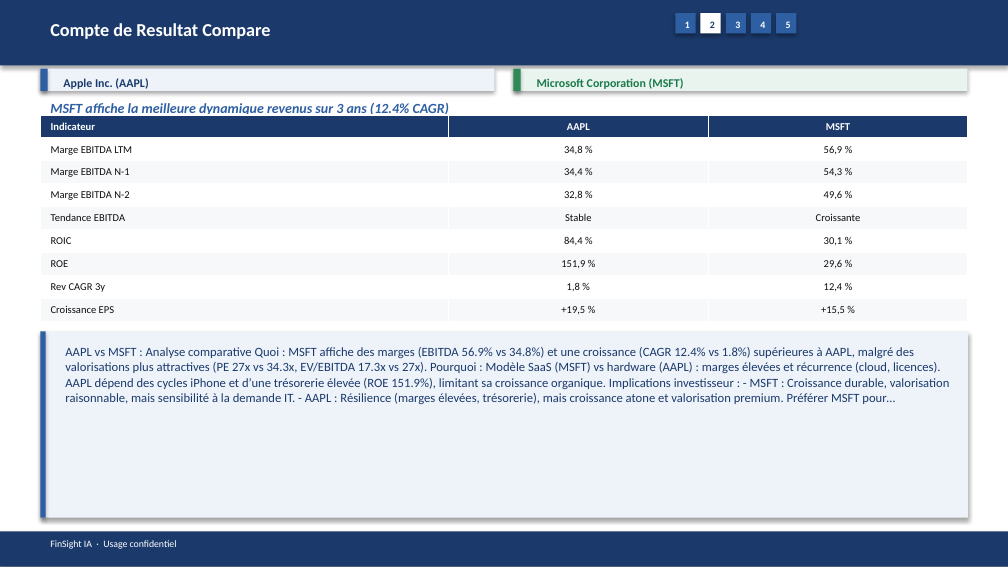
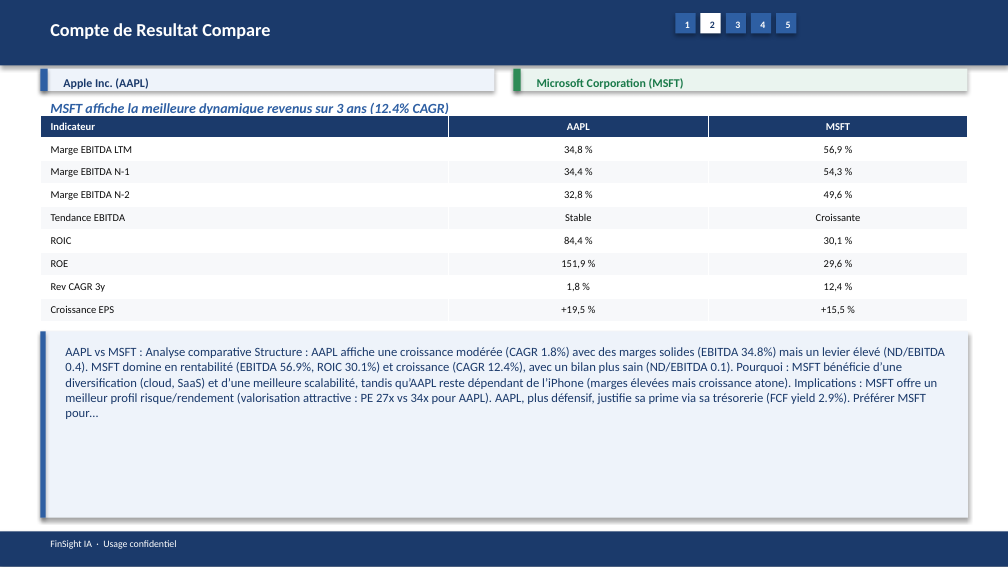
Before and after one commit to baptistejeh07-art/finsight-ia, a slide deck: slide 7 of preview/AAPL_vs_MSFT/AAPL_vs_MSFT_comparison.pptx. Drawn at 1008x567 pixels with LibreOffice and Linux fonts; fonts in the diff are those of the drawing. Boxes give left, top, right and bottom in pixels: in the first picture for what was removed or moved away, otherwise in the second. Text is boxed around its words. In the diff, an @@ line names an element or a change of style, - is before the commit and + after.

Commit message:
chore(preview): comparatif AAPL_vs_MSFT outputs

```diff
--- a/preview/AAPL_vs_MSFT/AAPL_vs_MSFT_comparison.pptx
+++ b/preview/AAPL_vs_MSFT/AAPL_vs_MSFT_comparison.pptx
@@ text at (65, 347, 945, 419): text changed @@
-AAPL vs MSFT : Analyse comparative Quoi : MSFT affiche des marges (EBITDA 56.9% vs 34.8%) et une croissance (CAGR 12.4% vs 1.8%) supérieures à AAPL, malgré des valorisations plus attractives (PE 27x vs 34.3x, EV/EBITDA 17.3x vs 27x). Pourquoi : Modèle SaaS (MSFT) vs hardware (AAPL) : marges élevées et récurrence (cloud, licences). AAPL dépend des cycles iPhone et d’une trésorerie élevée (ROE 151.9%), limitant sa croissance organique. Implications investisseur : - MSFT : Croissance durable, valorisation raisonnable, mais sensibilité à la demande IT. - AAPL : Résilience (marges élevées, trésorerie), mais croissance atone et valorisation premium. Préférer MSFT pour…
+AAPL vs MSFT : Analyse comparative Structure : AAPL affiche une croissance modérée (CAGR 1.8%) avec des marges solides (EBITDA 34.8%) mais un levier élevé (ND/EBITDA 0.4). MSFT domine en rentabilité (EBITDA 56.9%, ROIC 30.1%) et croissance (CAGR 12.4%), avec un bilan plus sain (ND/EBITDA 0.1). Pourquoi : MSFT bénéficie d’une diversification (cloud, SaaS) et d’une meilleure scalabilité, tandis qu’AAPL reste dépendant de l’iPhone (marges élevées mais croissance atone). Implications : MSFT offre un meilleur profil risque/rendement (valorisation attractive : PE 27x vs 34x pour AAPL). AAPL, plus défensif, justifie sa prime via sa trésorerie (FCF yield 2.9%). Préférer MSFT pour…
```
Also in this commit, not shown: 12 other slides changed, 3 other files.
